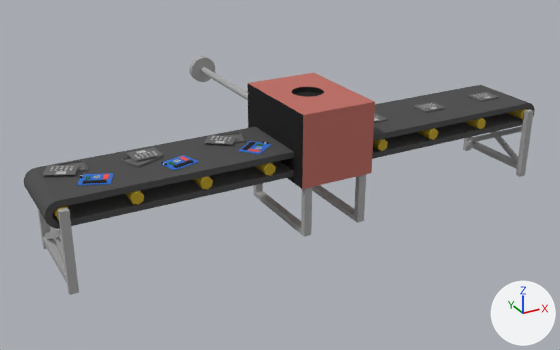
Two versions of the glTF model public/models/mechanic1.glb, one commit apart.
Both versions are drawn from a 50 mm camera at (-5.69, -9.74, 4.44) aimed at (0.29, 1.14, -1.0). Arrows for +X, +Y and +Z are at lower right; the lights stay in place. Where no turn or scale is listed for an object, it has been applied to the vertices.

Script lines for the objects in view, before the commit:
```python
mat_blue = principled_material('blue')
mat_blue.base_color = (0.517, 0.15, 0.123)  # pink #be6c62
mat_blue.roughness = 0.9
me_cube = bpy.data.meshes.new('Cube')
me_cube.from_pydata(...)  # 205 vertices, 335 faces; spans x -0.61..0.61, y -0.87..0.87, z -0.57..0.57
me_cube.materials.append(mat_blue)  # pink #be6c62
me_cube_009 = bpy.data.meshes.new('Cube.009')
me_cube_009.from_pydata(...)  # a box spanning x -0.063..0.063, y -0.045..0.045, z -0.46..0.36
me_cube_009.materials.append(mat_grey)  # grey #a8a8a8
me_cylindre_015 = bpy.data.meshes.new('Cylindre.015')
me_cylindre_015.from_pydata(...)  # 326 vertices, 584 faces; spans x -9.26..-0.8, y -0.63..0.63, z -0.2..0.2
# faces by material slot: [576, 8]
me_cylindre_015.materials.append(mat_black)  # dark grey #494949
me_cylindre_015.materials.append(mat_yellow)  # yellow #bb9e1f
ob_belt_start = bpy.data.objects.new('belt_start', me_cylindre_015)
ob_belt_start.location = (5.2, 0.0, 0.0)
ob_foot2_002 = bpy.data.objects.new('foot2.002', me_cube_009)
ob_foot2_002.location = (-0.32, -0.79, -0.66)
ob_machine = bpy.data.objects.new('machine', me_cube)
ob_machine.location = (0.17, 0.0, 0.27)
# also in view: 'foot3.002' at (-0.32, 0.0, -1.07); 'board3' at (-3.27, -0.2, 0.22); 'machine.002' at (-0.44, 0.0, 0.27); 'keyboard3' at (-1.14, 0.28, 0.22); 'foot3.001' at (4.16, 0.0, -0.51)
```
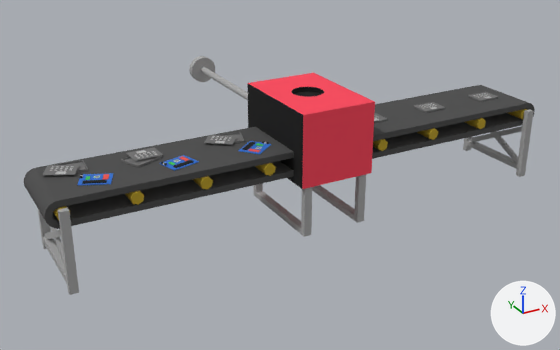
What differs and where, as boxes (x1, y1, x2, y2) in the pictures (560 x 350 px):
'machine', recoloured (pink to red): (248, 73, 375, 189) in both

Diff of the bpy script that builds the scene:
```diff
--- a/public/models/mechanic1.glb.py
+++ b/public/models/mechanic1.glb.py
@@ mat_blue @@
 mat_blue = principled_material('blue')
-mat_blue.base_color = (0.517, 0.15, 0.123)  # pink #be6c62
+mat_blue.base_color = (1.0, 0.0553, 0.101)  # red #ff4259
 mat_blue.roughness = 0.9
```
